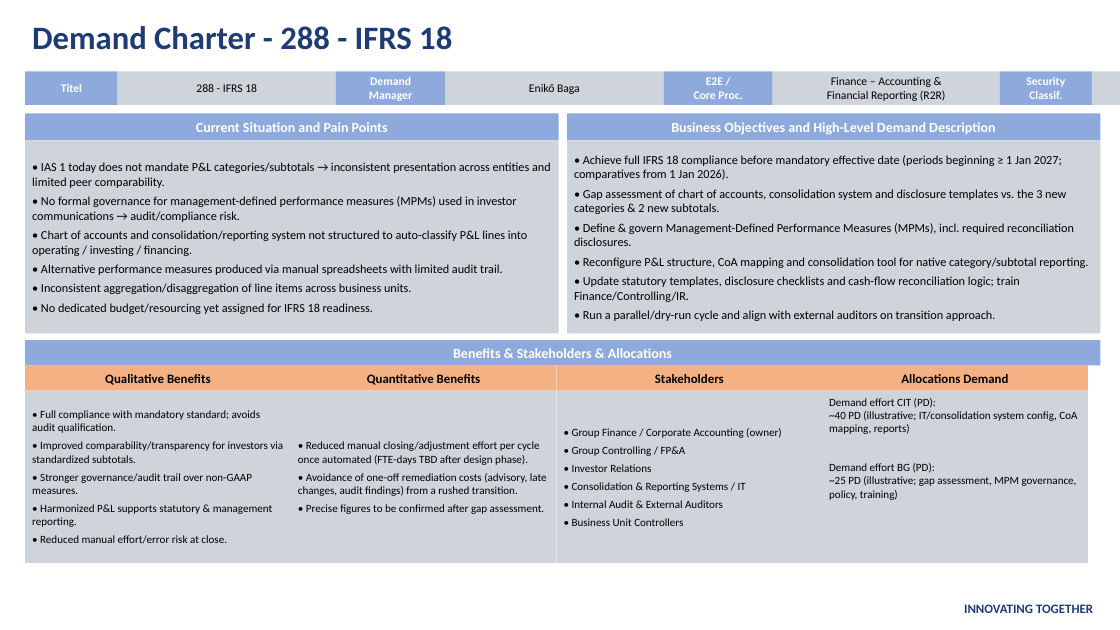
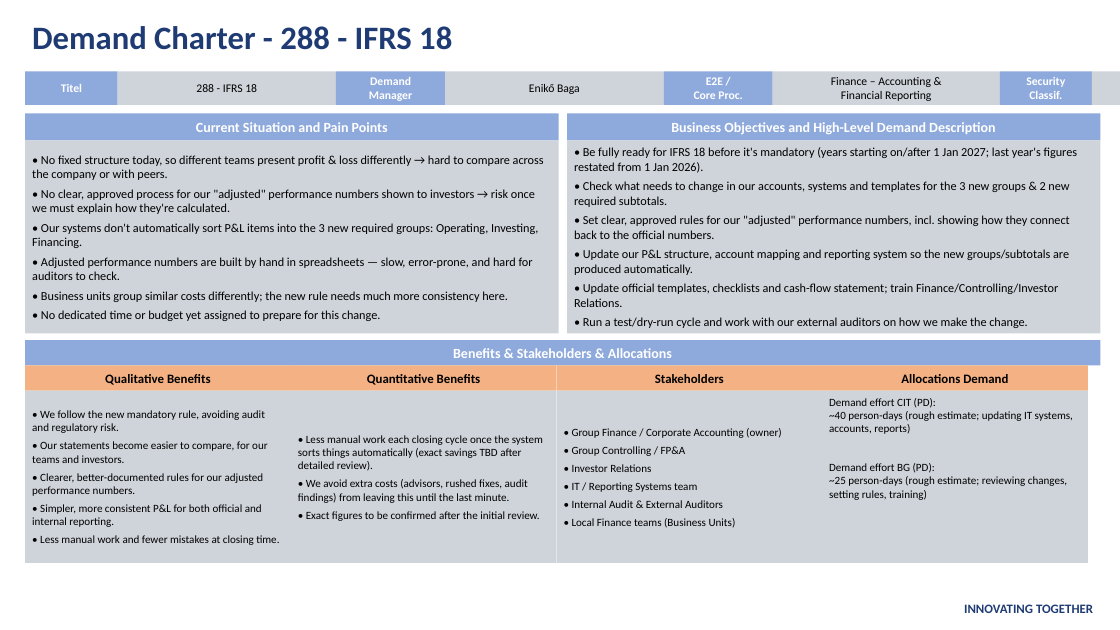
Before and after one commit to enikebaga/IRFS18, a slide deck: slide 1 of demand-charter/288-IFRS18-Demand-Charter.pptx. Drawn at 1120x630 pixels with LibreOffice and Linux fonts; fonts in the diff are those of the drawing. Boxes give left, top, right and bottom in pixels: in the first picture for what was removed or moved away, otherwise in the second. Text is boxed around its words. In the diff, an @@ line names an element or a change of style, - is before the commit and + after.

```diff
--- a/demand-charter/288-IFRS18-Demand-Charter.pptx
+++ b/demand-charter/288-IFRS18-Demand-Charter.pptx
@@ text in rectangle at (841, 91, 931, 101): text changed @@
-Financial Reporting (R2R)
+Financial Reporting
@@ text in rectangle at (574, 147, 1077, 328): text changed @@
-• Achieve full IFRS 18 compliance before mandatory effective date (periods beginning ≥ 1 Jan 2027; comparatives from 1 Jan 2026).
-• Gap assessment of chart of accounts, consolidation system and disclosure templates vs. the 3 new categories & 2 new subtotals.
-• Define & govern Management-Defined Performance Measures (MPMs), incl. required reconciliation disclosures.
-• Reconfigure P&L structure, CoA mapping and consolidation tool for native category/subtotal reporting.
-• Update statutory templates, disclosure checklists and cash-flow reconciliation logic; train Finance/Controlling/IR.
-• Run a parallel/dry-run cycle and align with external auditors on transition approach.
+• Be fully ready for IFRS 18 before it's mandatory (years starting on/after 1 Jan 2027; last year's figures restated from 1 Jan 2026).
+• Check what needs to change in our accounts, systems and templates for the 3 new groups & 2 new required subtotals.
+• Set clear, approved rules for our "adjusted" performance numbers, incl. showing how they connect back to the official numbers.
+• Update our P&L structure, account mapping and reporting system so the new groups/subtotals are produced automatically.
+• Update official templates, checklists and cash-flow statement; train Finance/Controlling/Investor Relations.
+• Run a test/dry-run cycle and work with our external auditors on how we make the change.
@@ text in rectangle at (32, 155, 544, 321): text changed @@
-• IAS 1 today does not mandate P&L categories/subtotals → inconsistent presentation across entities and limited peer comparability.
-• No formal governance for management-defined performance measures (MPMs) used in investor communications → audit/compliance risk.
-• Chart of accounts and consolidation/reporting system not structured to auto-classify P&L lines into operating / investing / financing.
-• Alternative performance measures produced via manual spreadsheets with limited audit trail.
-• Inconsistent aggregation/disaggregation of line items across business units.
-• No dedicated budget/resourcing yet assigned for IFRS 18 readiness.
+• No fixed structure today, so different teams present profit & loss differently → hard to compare across the company or with peers.
+• No clear, approved process for our "adjusted" performance numbers shown to investors → risk once we must explain how they're calculated.
+• Our systems don't automatically sort P&L items into the 3 new required groups: Operating, Investing, Financing.
+• Adjusted performance numbers are built by hand in spreadsheets — slow, error-prone, and hard for auditors to check.
+• Business units group similar costs differently; the new rule needs much more consistency here.
+• No dedicated time or budget yet assigned to prepare for this change.
@@ text in rectangle at (32, 410, 279, 545): text changed @@
-• Full compliance with mandatory standard; avoids audit qualification.
-• Improved comparability/transparency for investors via standardized subtotals.
-• Stronger governance/audit trail over non-GAAP measures.
-• Harmonized P&L supports statutory & management reporting.
-• Reduced manual effort/error risk at close.
+• We follow the new mandatory rule, avoiding audit and regulatory risk.
+• Our statements become easier to compare, for our teams and investors.
+• Clearer, better-documented rules for our adjusted performance numbers.
+• Simpler, more consistent P&L for both official and internal reporting.
+• Less manual work and fewer mistakes at closing time.
@@ text in rectangle at (829, 411, 1073, 434): text changed @@
-~40 PD (illustrative; IT/consolidation system config, CoA mapping, reports)
+~40 person-days (rough estimate; updating IT systems, accounts, reports)
@@ text in rectangle at (298, 435, 543, 521): text changed @@
-• Reduced manual closing/adjustment effort per cycle once automated (FTE-days TBD after design phase).
-• Avoidance of one-off remediation costs (advisory, late changes, audit findings) from a rushed transition.
-• Precise figures to be confirmed after gap assessment.
+• Less manual work each closing cycle once the system sorts things automatically (exact savings TBD after detailed review).
+• We avoid extra costs (advisors, rushed fixes, audit findings) from leaving this until the last minute.
+• Exact figures to be confirmed after the initial review.
@@ text in rectangle at (829, 476, 1067, 500): text changed @@
-~25 PD (illustrative; gap assessment, MPM governance, policy, training)
+~25 person-days (rough estimate; reviewing changes, setting rules, training)
@@ text in rectangle at (572, 482, 697, 492): text changed @@
-• Consolidation & Reporting Systems / IT
+• IT / Reporting Systems team
@@ text in rectangle at (572, 518, 736, 528): text changed @@
-• Business Unit Controllers
+• Local Finance teams (Business Units)
```
Also in this commit, not shown: 5 other files.
